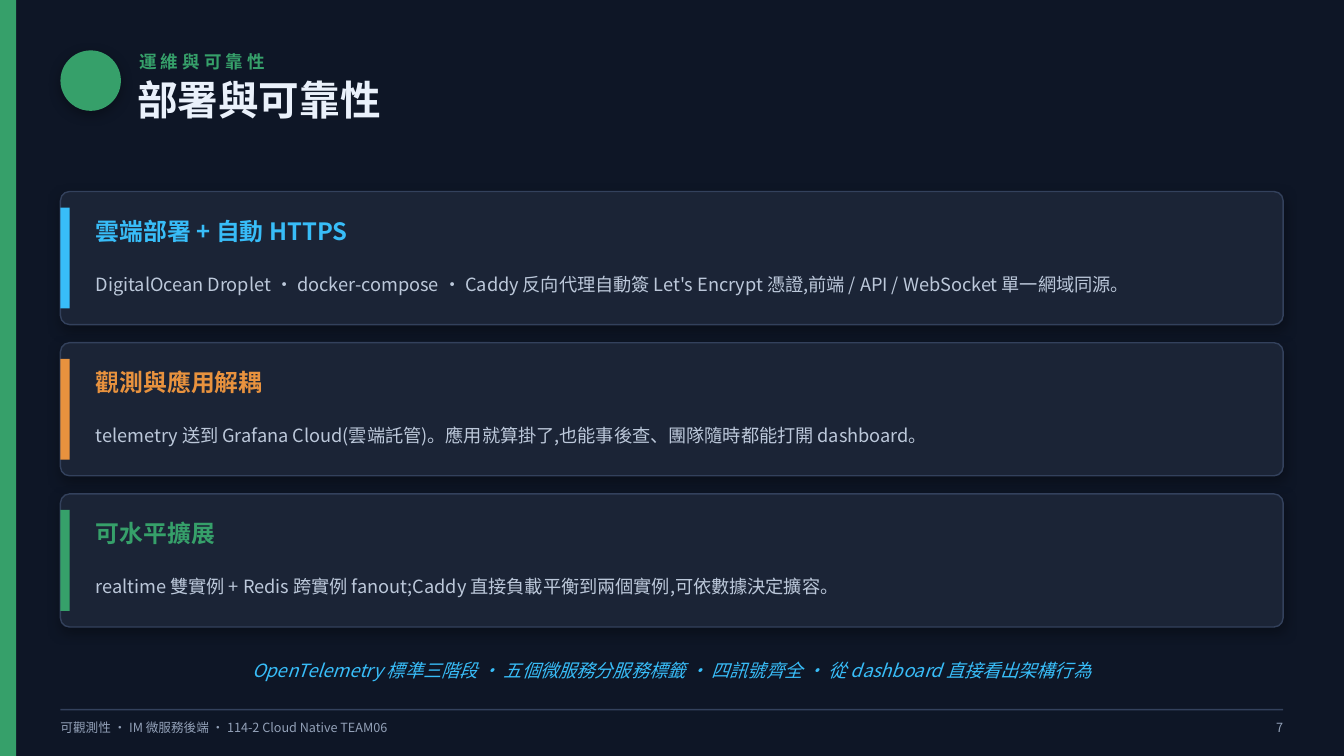
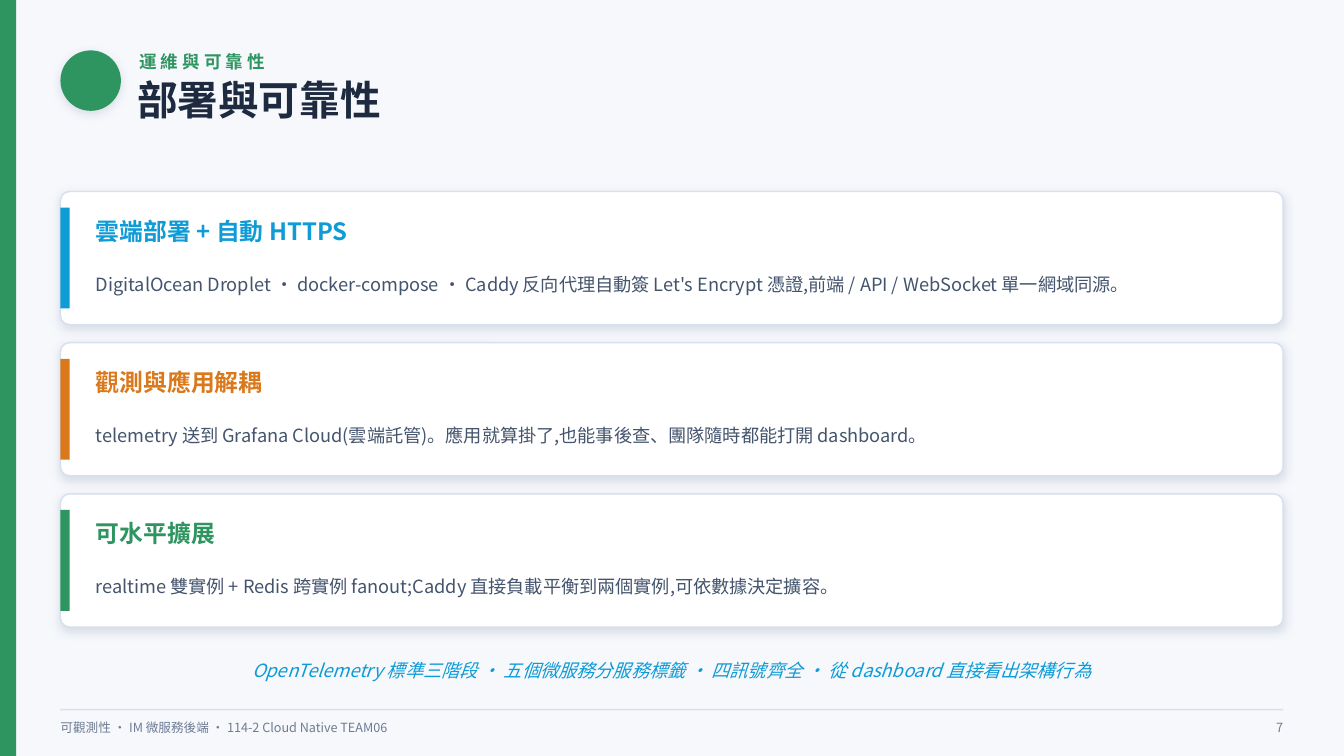
Before and after one commit to 114-2-Cloud-Native-TEAM06/backend-sketch, a slide deck: slide 7 of ops/observability/observability.pptx. Drawn at 1344x756 pixels with LibreOffice and Linux fonts; fonts in the diff are those of the drawing. Boxes give left, top, right and bottom in pixels: in the first picture for what was removed or moved away, otherwise in the second. Text is boxed around its words. In the diff, an @@ line names an element or a change of style, - is before the commit and + after.

Commit message:
docs(observability): switch presentation deck to light theme
Repalette the 7-slide deck to a light/white scheme (dark text on white cards,
colored header bands kept). Re-verified all slides via PowerPoint export.

```diff
--- a/ops/observability/observability.pptx
+++ b/ops/observability/observability.pptx
@@ background #0E1626 to #F6F8FC @@
@@ rectangle at bbox=[0, 0, 16, 756]: fill #36A06A to #2E9460 @@
@@ ellipse at bbox=[60, 50, 121, 111]: fill #36A06A to #2E9460; shadow changed @@
@@ text "運維與可靠性" at bbox=[139, 53, 265, 70]: text colour #36A06A to #2E9460 @@
@@ text "部署與可靠性" at bbox=[137, 80, 381, 119]: text colour #EAF1FB to #1E2A40 @@
@@ rectangle at bbox=[60, 208, 70, 309]: fill #38BDF8 to #0E9BD6 @@
@@ text "雲端部署 + 自動 HTTPS" at bbox=[96, 216, 347, 246]: text colour #38BDF8 to #0E9BD6 @@
@@ rectangle at bbox=[60, 359, 70, 460]: fill #E8923E to #D9791C @@
@@ text "觀測與應用解耦" at bbox=[96, 367, 263, 397]: text colour #E8923E to #D9791C @@
@@ fill #1B2436 to #FFFFFF; outline #33415C 1 pt to #D7E0EE 1 pt; shadow changed in 3 elements at bbox=[60, 192, 1284, 325], bbox=[60, 343, 1284, 476], bbox=[60, 494, 1284, 627] @@
@@ rectangle at bbox=[60, 510, 70, 611]: fill #36A06A to #2E9460 @@
@@ text "可水平擴展" at bbox=[96, 521, 215, 544]: text colour #36A06A to #2E9460 @@
@@ text colour #BCC8DA to #44546D in 3 elements at bbox=[96, 275, 1129, 296], bbox=[96, 426, 927, 446], bbox=[96, 577, 839, 597] @@
@@ text "OpenTelemetry 標準三階段 · 五個微服務分服務標籤 · ..." at bbox=[252, 661, 1091, 682]: text colour #38BDF8 to #0E9BD6 @@
@@ text "可觀測性 · IM 微服務後端 · ..." at bbox=[60, 721, 387, 733]: text colour #93A1B8 to #6E7C93 @@
@@ line (60, 710) - (1284, 710): stroke #33415C 1 pt to #D7E0EE 1 pt @@
@@ text "7" at bbox=[1276, 723, 1283, 732]: text colour #93A1B8 to #6E7C93 @@
```
Also in this commit, not shown: 6 other slides changed.
